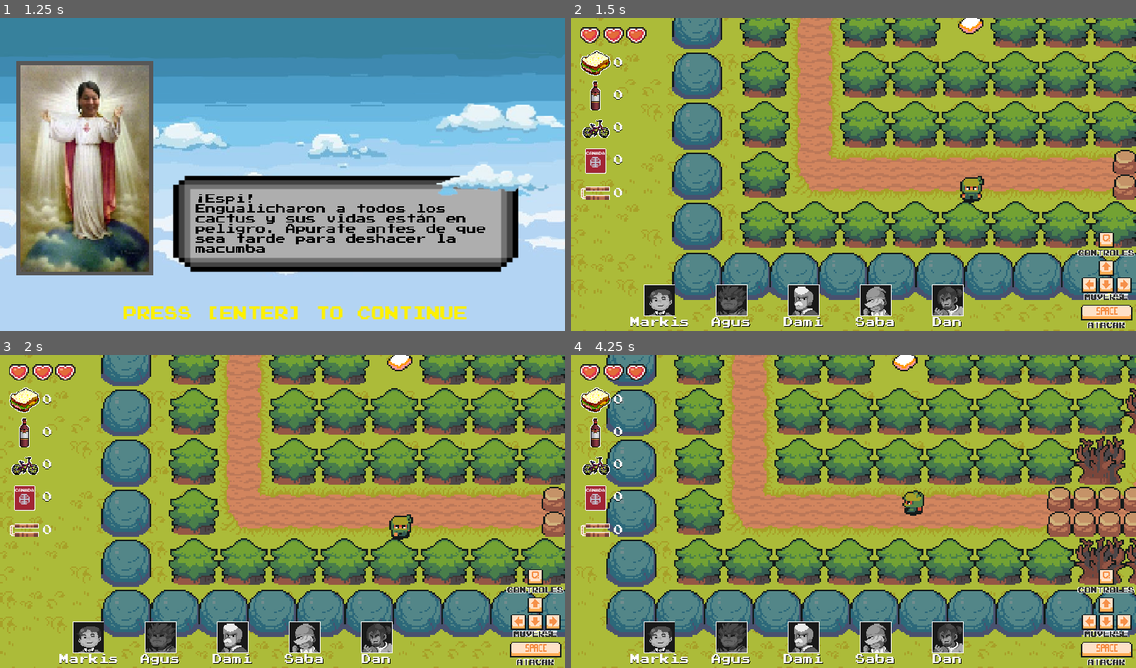
Above: before the commit, frames 1-4 (two rows, left to right).
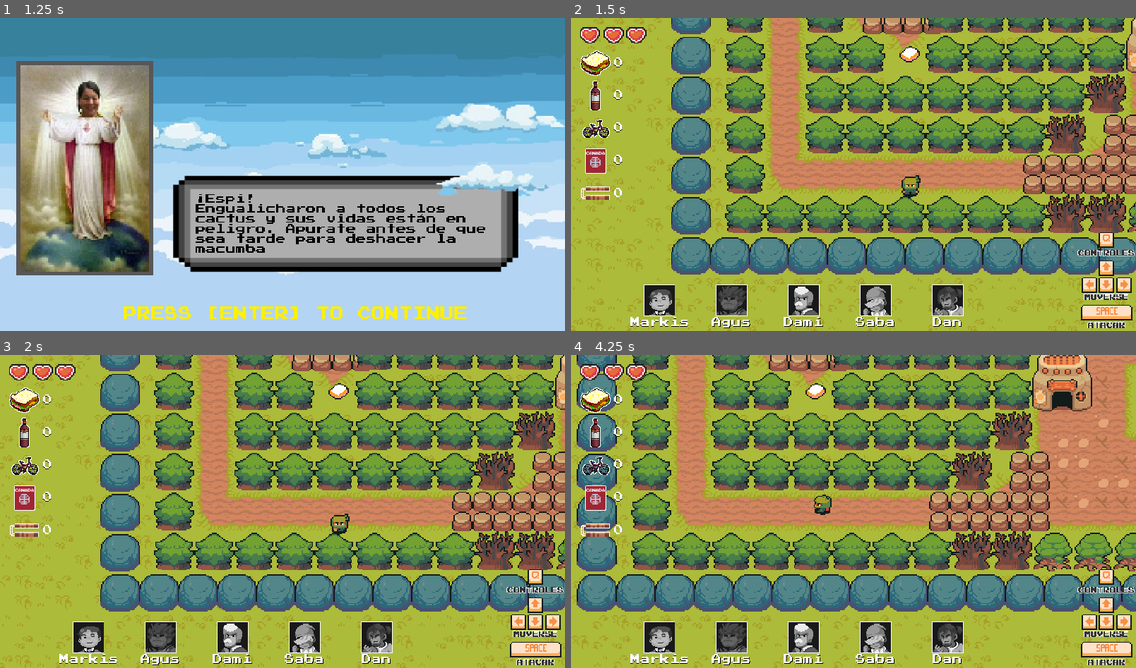
Above: after the commit, the same moments.

Repository: 12-cactus/espi-and-the-rescue-crusade
Game: Godot game, scene res://Main.tscn
Two runs of this game, one before a commit and one after it. Both use one fixed random seed, a clock stepped at 60 frames per second and the inputs below.
Inputs:
- Up to frame 1 (1.25 s): tap Enter (start) at 0.5 s; hold Right (right) from 0.53 s (still down); tap Space (fire) at 0.6 s
- Up to frame 2 (1.5 s): tap Enter (start) at 1.25 s; release Right (right) at 1.28 s; hold Down (down) from 1.28 s (still down); tap Q (next_dialog) at 1.35 s
- Up to frame 3 (2 s): keep holding Down (down)
- Up to frame 4 (4.25 s): release Down (down) at 2.03 s; hold Right (right) 2.03-2.78 s; tap Enter (start) at 2.1 s; hold Up (up) 2.78-3.53 s; tap Space (fire) at 2.85 s; hold Left (left) from 3.53 s (still down); tap Q (next_dialog) at 3.6 s

Frame 1 is identical in both runs. In frame 2, 61% of the frame differs, in the area x 0-100%, y 0-100%; in frame 3, 61%; in frame 4, 73%.

Commit message:
:art: improve Camera

Diff:
--- a/entities/player/Camera2D.gd
+++ b/entities/player/Camera2D.gd
@@ -30,7 +30,7 @@
 	remove_child(raycast)
 
 func _physics_process(delta):
-	drag_margin_left = 0.6 if _left_raycast.is_colliding() else lerp(0.6, drag_margin_left, 0.9)
-	drag_margin_right = 0.6 if _right_raycast.is_colliding() else lerp(0.6, drag_margin_right, 0.9)
-	drag_margin_bottom = 0.4 if _bottom_raycast.is_colliding() else lerp(0.4, drag_margin_bottom, 0.9)
-	drag_margin_top = 0.4 if _up_raycast.is_colliding() else lerp(0.4, drag_margin_top, 0.9)
+	drag_margin_left = 0.2 if _left_raycast.is_colliding() else lerp(0.2, drag_margin_left, 0.9)
+	drag_margin_right = 0.2 if _right_raycast.is_colliding() else lerp(0.2, drag_margin_right, 0.9)
+	drag_margin_bottom = 0.2 if _bottom_raycast.is_colliding() else lerp(0.2, drag_margin_bottom, 0.9)
+	drag_margin_top = 0.2 if _up_raycast.is_colliding() else lerp(0.2, drag_margin_top, 0.9)
--- a/entities/player/Espi.tscn
+++ b/entities/player/Espi.tscn
@@ -11,47 +11,47 @@
 
 [sub_resource type="AtlasTexture" id=1]
 atlas = ExtResource( 1 )
-region = Rect2( 16, 0, 16, 16 )
+region = Rect2( 48, 0, 16, 16 )
 
 [sub_resource type="AtlasTexture" id=2]
 atlas = ExtResource( 1 )
-region = Rect2( 0, 0, 16, 16 )
+region = Rect2( 48, 16, 16, 16 )
 
 [sub_resource type="AtlasTexture" id=3]
 atlas = ExtResource( 1 )
-region = Rect2( 0, 16, 16, 16 )
+region = Rect2( 48, 32, 16, 16 )
 
 [sub_resource type="AtlasTexture" id=4]
 atlas = ExtResource( 1 )
-region = Rect2( 0, 32, 16, 16 )
+region = Rect2( 48, 48, 16, 16 )
 
 [sub_resource type="AtlasTexture" id=5]
 atlas = ExtResource( 1 )
-region = Rect2( 0, 48, 16, 16 )
+region = Rect2( 16, 0, 16, 16 )
 
 [sub_resource type="AtlasTexture" id=6]
 atlas = ExtResource( 1 )
-region = Rect2( 32, 0, 16, 16 )
+region = Rect2( 0, 0, 16, 16 )
 
 [sub_resource type="AtlasTexture" id=7]
 atlas = ExtResource( 1 )
-region = Rect2( 32, 0, 16, 16 )
+region = Rect2( 0, 0, 16, 16 )
 
 [sub_resource type="AtlasTexture" id=8]
 atlas = ExtResource( 1 )
-region = Rect2( 32, 16, 16, 16 )
+region = Rect2( 0, 16, 16, 16 )
 
 [sub_resource type="AtlasTexture" id=9]
 atlas = ExtResource( 1 )
-region = Rect2( 32, 32, 16, 16 )
+region = Rect2( 0, 32, 16, 16 )
 
 [sub_resource type="AtlasTexture" id=10]
 atlas = ExtResource( 1 )
-region = Rect2( 32, 48, 16, 16 )
+region = Rect2( 0, 48, 16, 16 )
 
 [sub_resource type="AtlasTexture" id=11]
 atlas = ExtResource( 1 )
-region = Rect2( 48, 0, 16, 16 )
+region = Rect2( 32, 0, 16, 16 )
 
 [sub_resource type="AtlasTexture" id=12]
 atlas = ExtResource( 1 )
@@ -75,45 +75,45 @@
 
 [sub_resource type="AtlasTexture" id=17]
 atlas = ExtResource( 1 )
-region = Rect2( 48, 16, 16, 16 )
+region = Rect2( 32, 0, 16, 16 )
 
 [sub_resource type="AtlasTexture" id=18]
 atlas = ExtResource( 1 )
-region = Rect2( 48, 32, 16, 16 )
+region = Rect2( 32, 16, 16, 16 )
 
 [sub_resource type="AtlasTexture" id=19]
 atlas = ExtResource( 1 )
-region = Rect2( 48, 48, 16, 16 )
+region = Rect2( 32, 32, 16, 16 )
 
 [sub_resource type="AtlasTexture" id=20]
 atlas = ExtResource( 1 )
-region = Rect2( 0, 0, 16, 16 )
+region = Rect2( 32, 48, 16, 16 )
 
 [sub_resource type="SpriteFrames" id=21]
 animations = [ {
-"frames": [ SubResource( 1 ) ],
+"frames": [ SubResource( 1 ), SubResource( 2 ), SubResource( 3 ), SubResource( 4 ) ],
+"loop": true,
+"name": "walk_right",
+"speed": 5.0
+}, {
+"frames": [ SubResource( 5 ) ],
 "loop": true,
 "name": "idle_up",
 "speed": 5.0
 }, {
-"frames": [ SubResource( 2 ), SubResource( 3 ), SubResource( 4 ), SubResource( 5 ) ],
+"frames": [ SubResource( 6 ) ],
+"loop": true,
+"name": "idle_down",
+"speed": 5.0
+}, {
+"frames": [ SubResource( 7 ), SubResource( 8 ), SubResource( 9 ), SubResource( 10 ) ],
 "loop": true,
 "name": "walk_down",
 "speed": 5.0
 }, {
-"frames": [ SubResource( 6 ) ],
+"frames": [ SubResource( 11 ) ],
 "loop": true,
 "name": "idle_left",
-"speed": 5.0
-}, {
-"frames": [ SubResource( 7 ), SubResource( 8 ), SubResource( 9 ), SubResource( 10 ) ],
-"loop": true,
-"name": "walk_left",
-"speed": 5.0
-}, {
-"frames": [ SubResource( 11 ) ],
-"loop": true,
-"name": "idle_right",
 "speed": 5.0
 }, {
 "frames": [ SubResource( 12 ), SubResource( 13 ), SubResource( 14 ), SubResource( 15 ) ],
@@ -121,14 +121,14 @@
 "name": "walk_up",
 "speed": 5.0
 }, {
-"frames": [ SubResource( 16 ), SubResource( 17 ), SubResource( 18 ), SubResource( 19 ) ],
+"frames": [ SubResource( 16 ) ],
 "loop": true,
-"name": "walk_right",
+"name": "idle_right",
 "speed": 5.0
 }, {
-"frames": [ SubResource( 20 ) ],
+"frames": [ SubResource( 17 ), SubResource( 18 ), SubResource( 19 ), SubResource( 20 ) ],
 "loop": true,
-"name": "idle_down",
+"name": "walk_left",
 "speed": 5.0
 } ]
 
@@ -158,7 +158,7 @@
 [node name="Camera2D" type="Camera2D" parent="."]
 light_mask = 1025
 current = true
-zoom = Vector2( 0.4, 0.4 )
+zoom = Vector2( 0.5, 0.5 )
 drag_margin_h_enabled = true
 drag_margin_v_enabled = true
 script = ExtResource( 6 )
